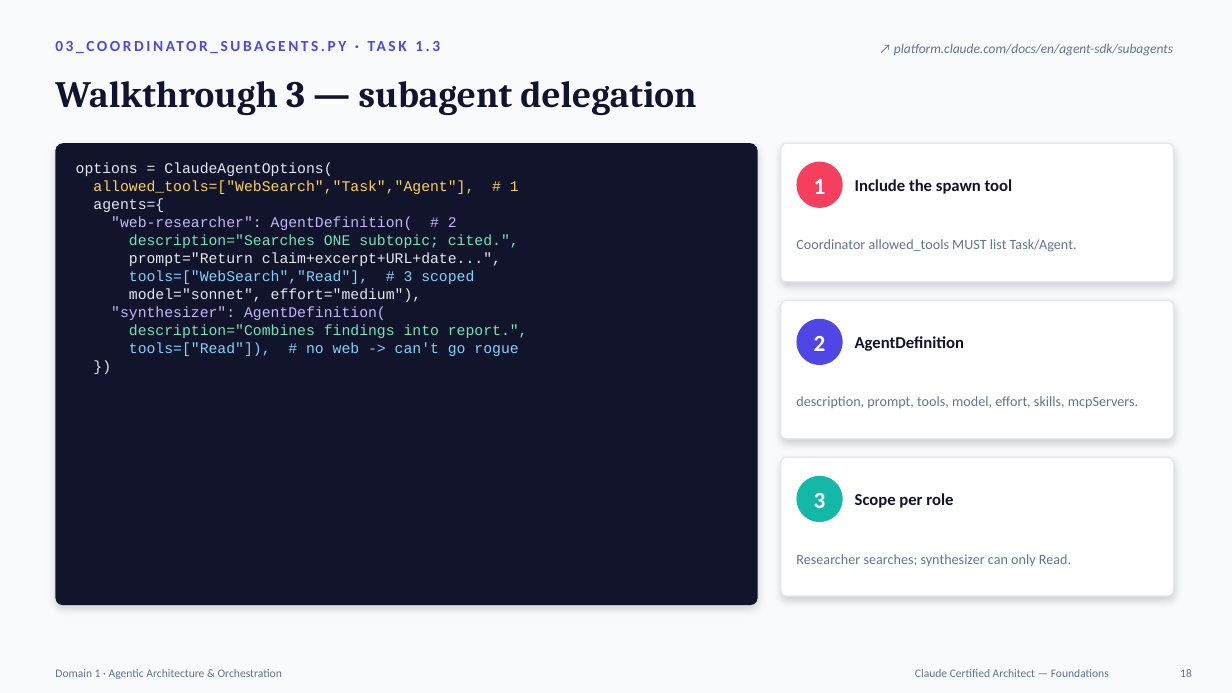
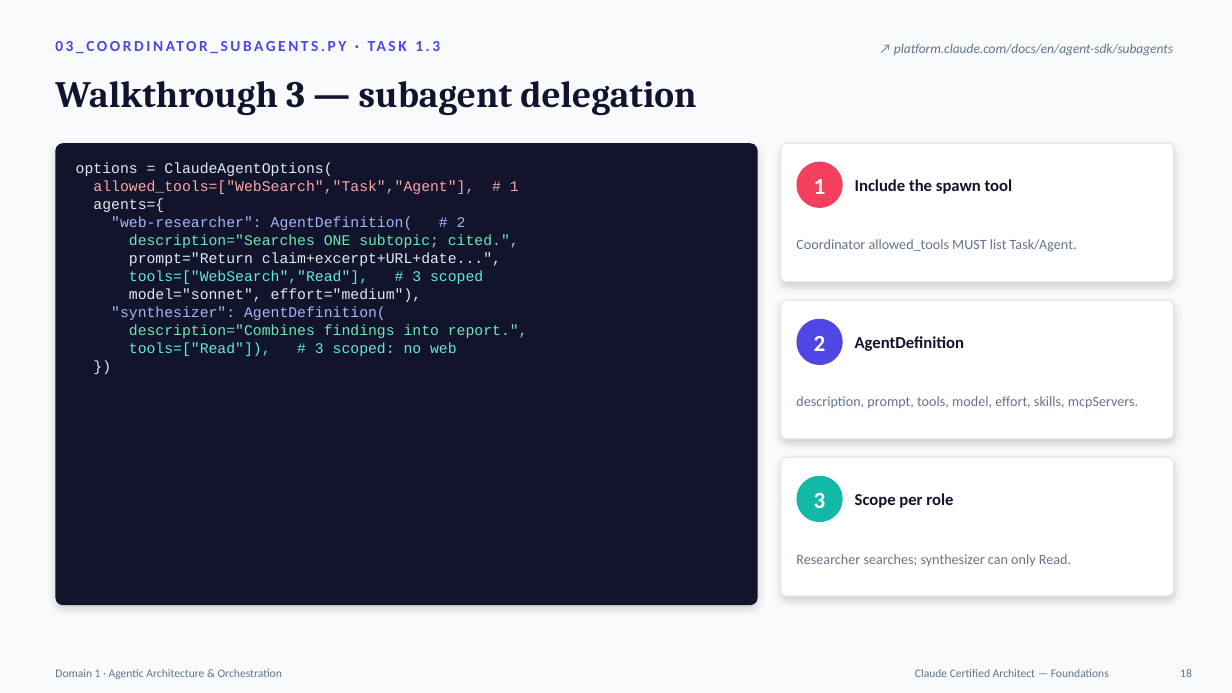
Before and after one commit to vemannem/AppliedAgenticAI, a slide deck: slide 18 of claude-certified-architect/Topic1_Agentic_Apps_Agent_SDK/Agentic_Apps_Claude_Agent_SDK.pptx. Drawn at 1232x693 pixels with LibreOffice and Linux fonts; fonts in the diff are those of the drawing. Boxes give left, top, right and bottom in pixels: in the first picture for what was removed or moved away, otherwise in the second. Text is boxed around its words. In the diff, an @@ line names an element or a change of style, - is before the commit and + after.

```diff
--- a/claude-certified-architect/Topic1_Agentic_Apps_Agent_SDK/Agentic_Apps_Claude_Agent_SDK.pptx
+++ b/claude-certified-architect/Topic1_Agentic_Apps_Agent_SDK/Agentic_Apps_Claude_Agent_SDK.pptx
@@ text at box(93, 180, 519, 320): text colour #FCD34D to #FCA5A5 in "allowed_tools=["WebSearch","Task","Agent"], # 1"; text colour #C4B5FD to #A5B4FC in ""web-researcher": AgentDefinition( # 2", ""synthesizer": AgentDefinition("; text colour #7DD3FC to #5EEAD4 in "tools=["WebSearch","Read"], # 3 scoped" @@
@@ text at box(129, 342, 457, 356): text changed; text colour #7DD3FC to #5EEAD4 @@
-tools=["Read"]), # no web -> can't go rogue
+tools=["Read"]), # 3 scoped: no web
```
Also in this commit, not shown: 3 other slides changed, 1 other file.
